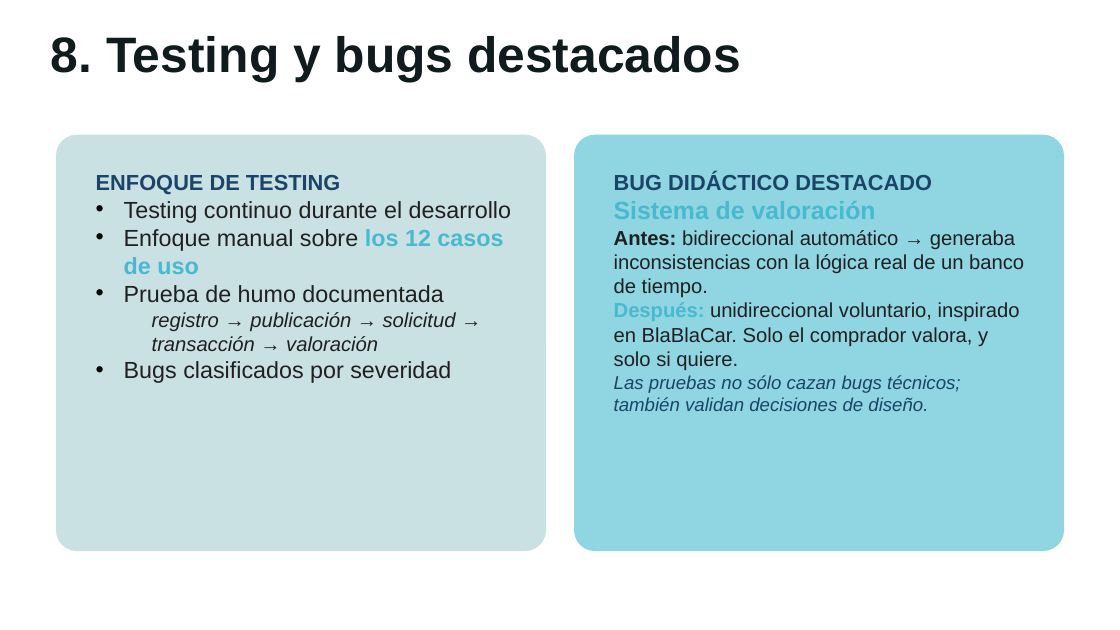
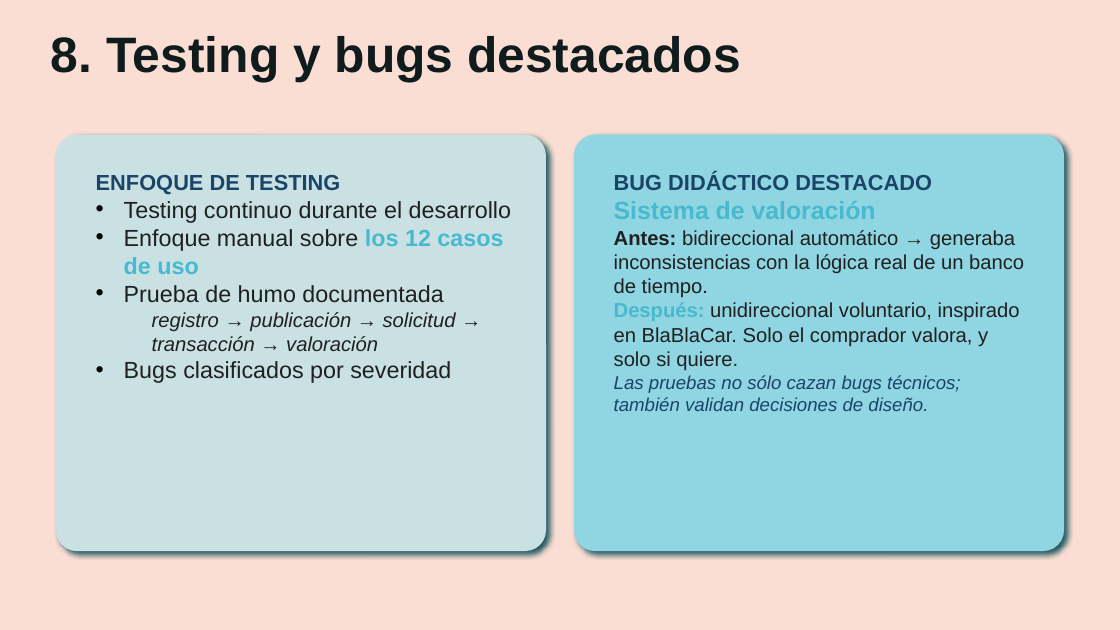
Before and after one commit to Dasbas23/VecindApp, a slide deck: slide 19 of Docu_TFG/Ignorar_git/Plantilla presentación proyecto DAM.pptx. Drawn at 1120x630 pixels with LibreOffice and Linux fonts; fonts in the diff are those of the drawing; background and template pictures are left out. Boxes give left, top, right and bottom in pixels: in the first picture for what was removed or moved away, otherwise in the second. Text is boxed around its words. In the diff, an @@ line names an element or a change of style, - is before the commit and + after.

```diff
--- a/Docu_TFG/Ignorar_git/Plantilla presentación proyecto DAM.pptx
+++ b/Docu_TFG/Ignorar_git/Plantilla presentación proyecto DAM.pptx
@@ background #FFFFFF to #FADED3 @@
@@ rounded rectangle "ENFOQUE DE TESTING" at bbox=[56, 134, 547, 551]: shadow on @@
@@ rounded rectangle "BUG DIDÁCTICO DESTACADO" at bbox=[573, 134, 1064, 551]: shadow on @@
```
Also in this commit, not shown: 20 other slides changed, 4 other files.
